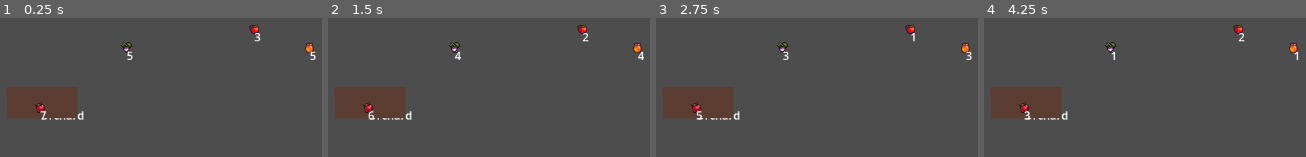
Above: before the commit, frames 1-4 (left to right).
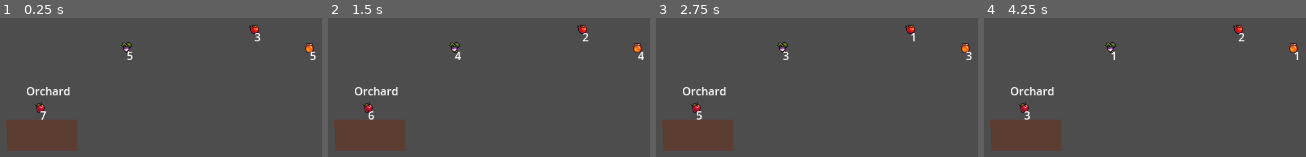
Above: after the commit, the same moments.

Repository: jeffreypbee/Cooking-Game
Game: Godot game, scene res://scenes/main.tscn
Same seed, same stepped clock (60 frames per second), same inputs: the game is played once before the commit and once after it. The project has no main scene, so this scene is started directly.
Inputs:
- Up to frame 1 (0.25 s): no input
- Up to frame 2 (1.5 s): tap Enter at 0.5 s; tap Space at 1.25 s
- Up to frame 3 (2.75 s): tap Enter at 2 s
- Up to frame 4 (4.25 s): tap Space at 2.75 s; tap Enter at 3.5 s

The runs differ from the first frame. In frame 1, 9.7% of the frame differs, in the area x 1-27%, y 49-96%; in frame 2, 9.6%; in frame 3, 9.7%; in frame 4, 9.7%.

Commit message:
Update location.tscn

Diff:
--- a/scenes/location.tscn
+++ b/scenes/location.tscn
@@ -7,7 +7,10 @@
 script = ExtResource("1_i2urg")
 
 [node name="NameLabel" type="Label" parent="."]
-offset_right = 40.0
-offset_bottom = 23.0
+offset_left = -20.0
+offset_top = -35.0
+offset_right = 20.0
+offset_bottom = -12.0
 
 [node name="CollectionBox" parent="." instance=ExtResource("2_41qys")]
+position = Vector2(0, 47)
